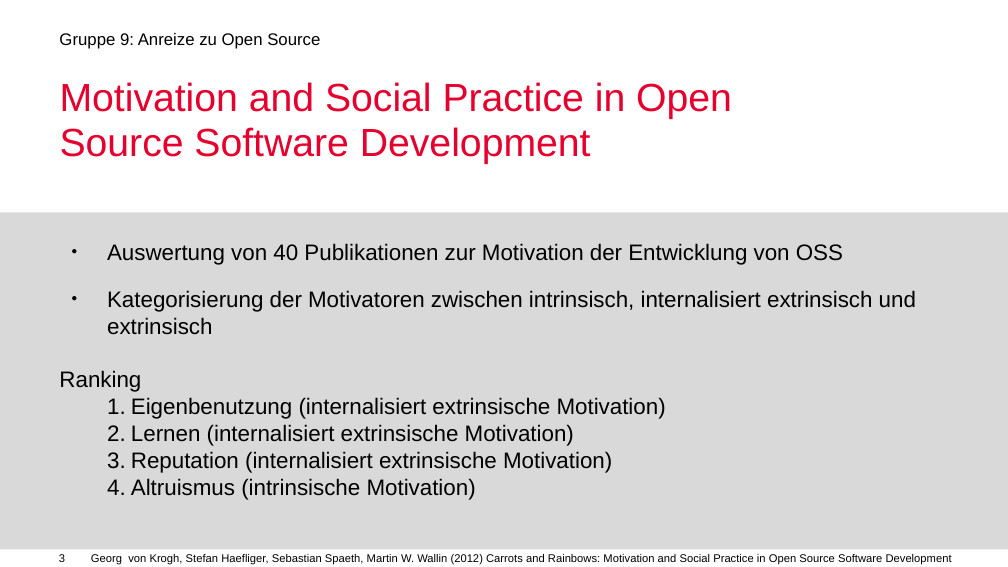
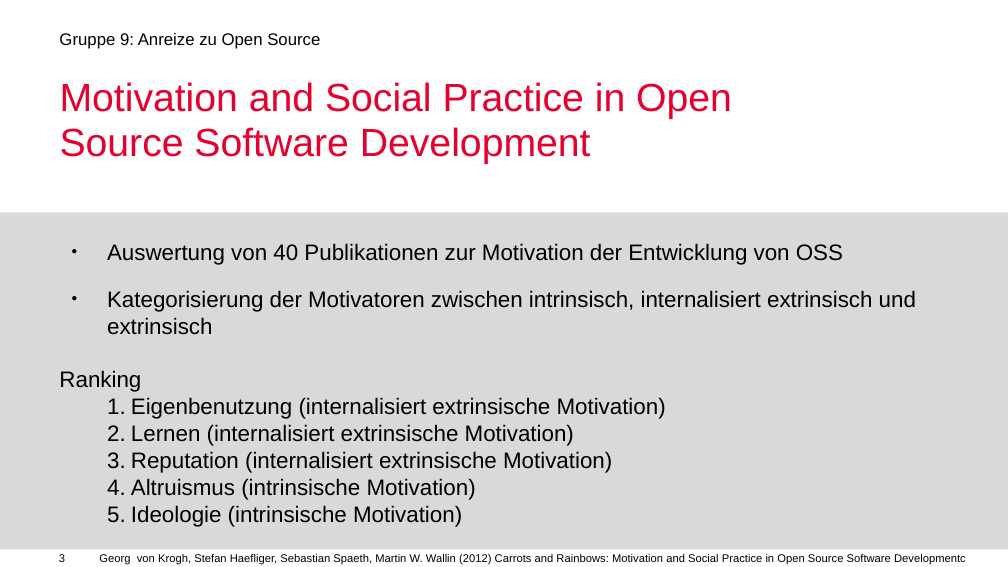
Before and after one commit to mauriziopiu/anreize_zu_open_source, a slide deck: slide 3 of OSS_Prasentation_open.odp. Drawn at 1008x567 pixels with LibreOffice and Linux fonts; fonts in the diff are those of the drawing; background and template pictures are left out. Boxes give left, top, right and bottom in pixels: in the first picture for what was removed or moved away, otherwise in the second. Text is boxed around its words. In the diff, an @@ line names an element or a change of style, - is before the commit and + after.

```diff
--- a/OSS_Prasentation_open.odp
+++ b/OSS_Prasentation_open.odp
@@ text at box(131, 505, 462, 527): paragraph added @@
+    5. Ideologie (intrinsische Motivation)
@@ text at box(99, 554, 966, 565): text changed @@
-Georg von Krogh, Stefan Haefliger, Sebastian Spaeth, Martin W. Wallin (2012) Carrots and Rainbows: Motivation and Social Practice in Open Source Software Development
+Georg von Krogh, Stefan Haefliger, Sebastian Spaeth, Martin W. Wallin (2012) Carrots and Rainbows: Motivation and Social Practice in Open Source Software Developmentc
```
Also in this commit, not shown: 3 other slides changed.
